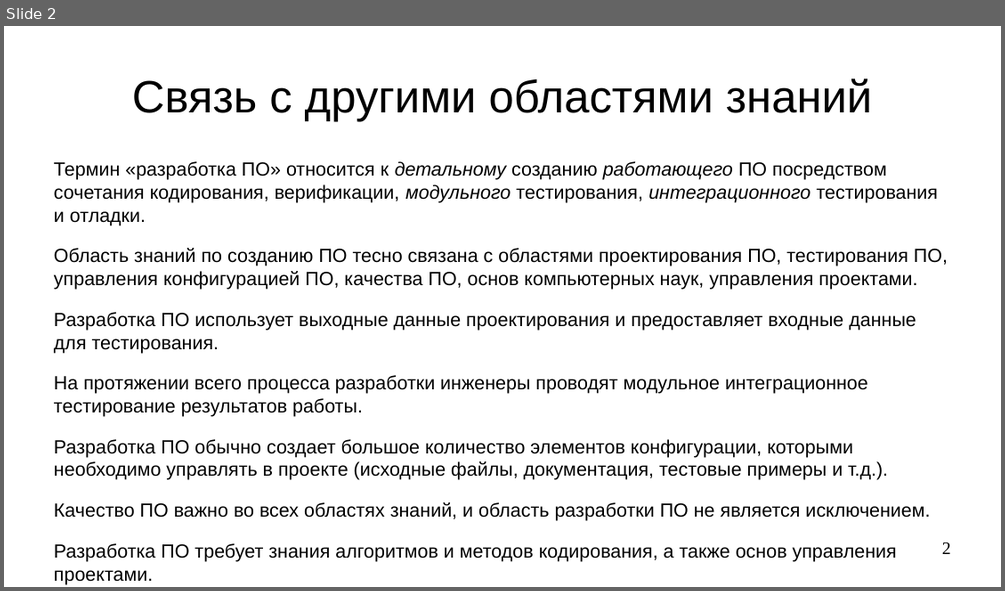
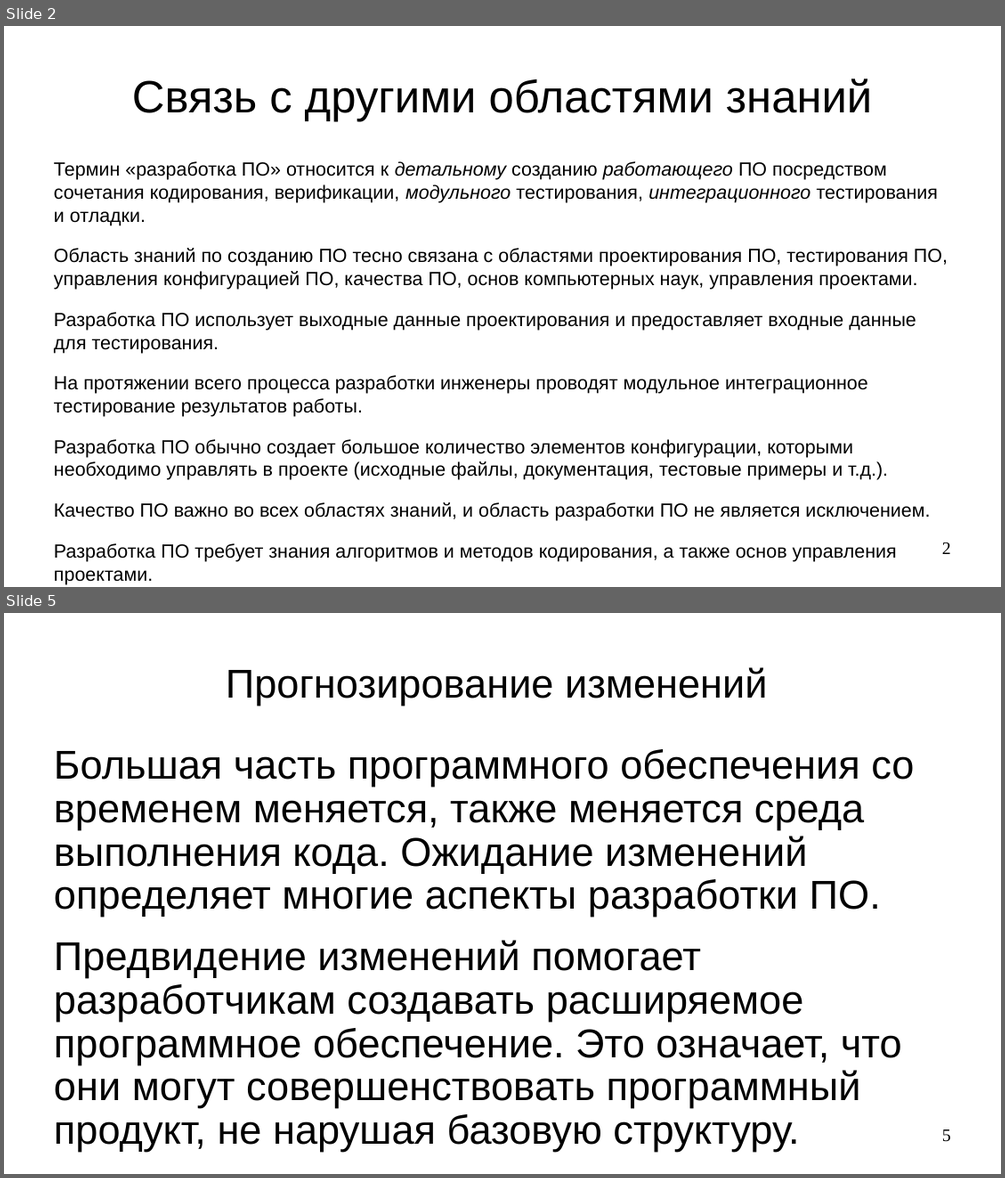
Before and after one commit to steelcraft/stud-lab, a slide deck: Лекции/CASWE01#L3.odp. Shown one above the other, each under a label of ours: slide 2 before the commit, slides 2 and 5 after it; the slides between them are not shown. The pictures are 1005x591 and 1005x1178 pixels, drawn with LibreOffice and Linux fonts; fonts in the diff are those of the drawing. Boxes give left, top, right and bottom in pixels: in the first picture for what was removed or moved away, otherwise in the second. Text is boxed around its words. In the diff, an @@ line names an element or a change of style, - is before the commit and + after.

Commit message:
Добавлена глава "Основы разработки ПО"

```diff
--- a/Лекции/CASWE01#L3.odp
+++ b/Лекции/CASWE01#L3.odp
@@ slide 5 added at (x1=4, y1=613, x2=1001, y2=1174), background #FFFFFF @@
@@ title added at (x1=226, y1=667, x2=767, y2=706), 32 pt, text #000000 @@
+Прогнозирование изменений
@@ text added at (x1=54, y1=749, x2=914, y2=1151), 32 pt, text #000000 @@
+Большая часть программного обеспечения со временем меняется, также меняется среда выполнения кода. Ожидание изменений определяет многие аспекты разработки ПО.
+Предвидение изменений помогает разработчикам создавать расширяемое программное обеспечение. Это означает, что они могут совершенствовать программный продукт, не нарушая базовую структуру.
@@ page number added at (x1=942, y1=1129, x2=951, y2=1142), 14 pt, text #000000 @@
+5
```
Also in this commit, not shown: 5 other slides added.
